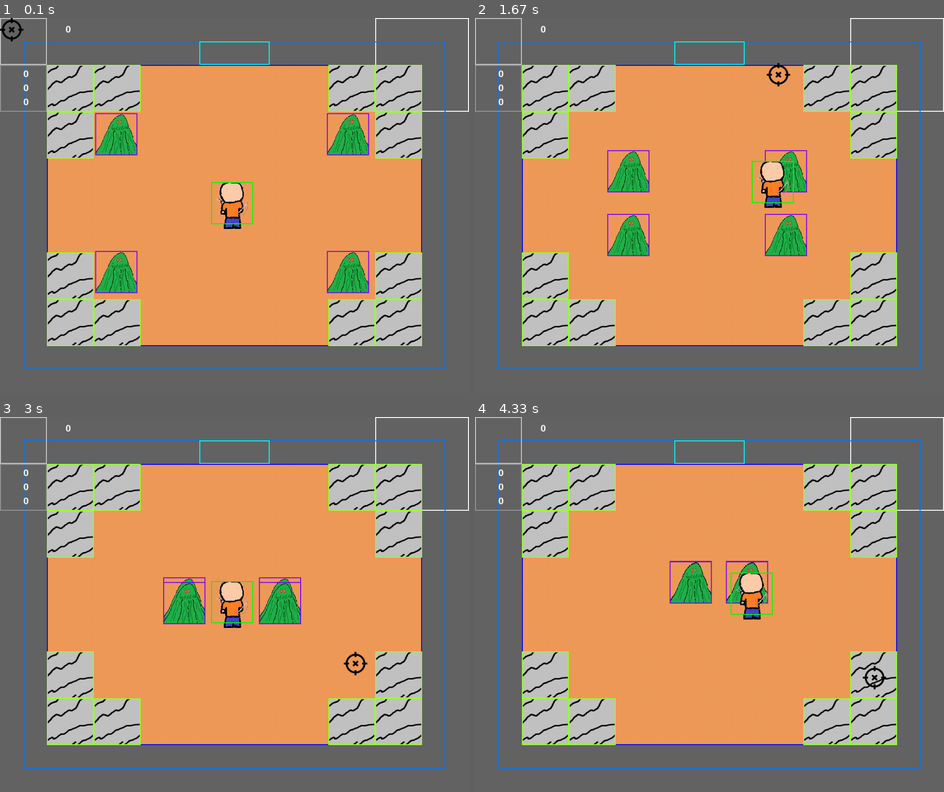
Above: before the commit, frames 1-4 (two rows, left to right).
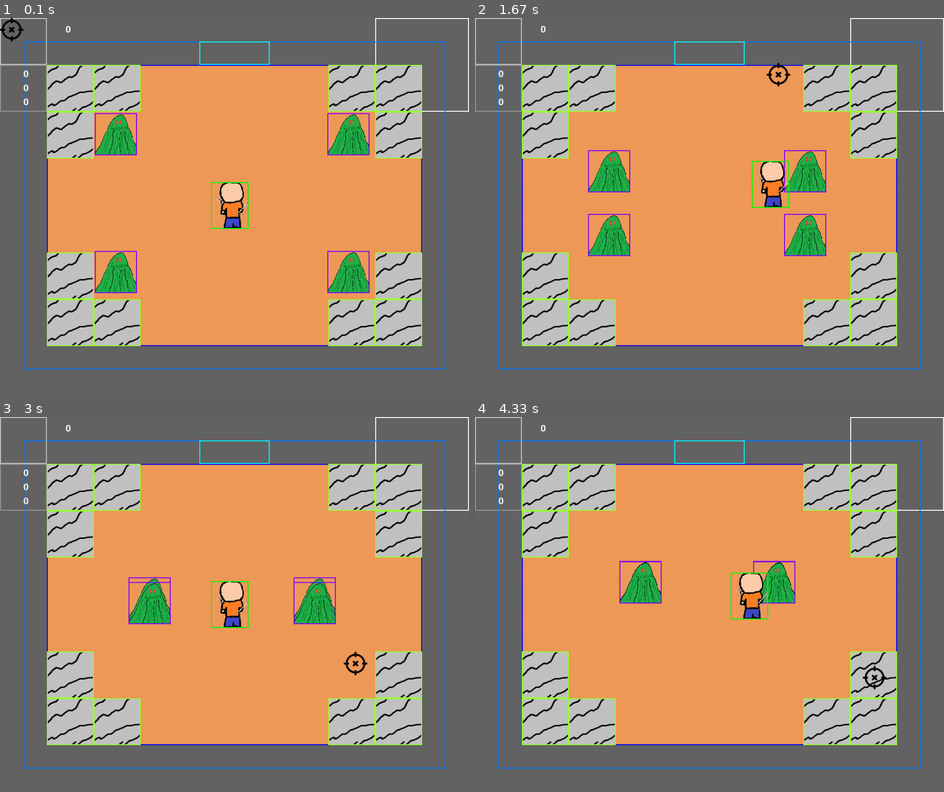
Above: after the commit, the same moments.

Repository: kapusta-gg/pygame_group6
Game: pygame game, started from main.py
The game is run twice, just before and just after one commit, with the same random seed, the same clock (stepped at 60 frames per second) and the same inputs.
Inputs (mouse positions are in pixels of both pictures, inside the frame that each line leads up to):
- Up to frame 1 (0.1 s): no input
- Up to frame 2 (1.67 s): hold D 0.33-0.8 s; move the mouse to (690, 220) at 0.37 s; hold W 0.83-1.13 s; move the mouse to (596, 209) at 0.87 s; hold D 1.17-1.63 s; move the mouse to (779, 74) at 1.2 s
- Up to frame 3 (3 s): hold A 1.67-2.2 s; move the mouse to (243, 477) at 1.7 s; hold S 2.23-2.53 s; move the mouse to (239, 645) at 2.27 s; hold A 2.57-2.97 s; move the mouse to (356, 664) at 2.6 s
- Up to frame 4 (4.33 s): hold W 3-3.37 s; move the mouse to (831, 570) at 3.03 s; hold D 3.4-4.03 s; move the mouse to (878, 574) at 3.43 s; hold S from 4.07 s (still down); move the mouse to (873, 675) at 4.1 s

The runs differ from the first frame. In frame 1, 1.2% of the frame differs, in the area x 20-79%, y 25-74%; in frame 2, 3.8%, in the area x 24-75%, y 35-64%; in frame 3, 3.3%; in frame 4, 2.5%.

Commit message:
Добавлен столкновение со стенками и камнями

Diff:
--- a/main.py
+++ b/main.py
@@ -55,11 +55,14 @@
         player.draw(screen, is_show_hitbox=isShowHitbox)
         cursor.draw(screen)
         # Выполняем логику
+        objs = []
         for col in room.field.field:
             for obj in col:
                 if issubclass(Enemy, obj.__class__):
                     obj.chase_player(*player.get_coords(), tick)
+                if issubclass(Object, obj.__class__):
+                    objs.append(obj)
         if any(player.which_direction):
-            player.move(tick)
+            player.move(tick, room.field.objs_group)
         # Обновление экрана
         pygame.display.flip()
--- a/models/entities/enemies.py
+++ b/models/entities/enemies.py
@@ -28,7 +28,7 @@
     def chase_player(self, player_pos_x, player_pos_y, tick):
         enemy_pos_x = self.enemy_hitbox.x + 45
         enemy_pos_y = self.enemy_hitbox.y + 45
-        direction_x = (player_pos_x - enemy_pos_x) / abs(player_pos_x - enemy_pos_x) if player_pos_x - enemy_pos_x else 0
+        direction_x = (player_pos_x - enemy_pos_x) / abs(player_pos_x - enemy_pos_x) / 2 if player_pos_x - enemy_pos_x else 0
         direction_y = (player_pos_y - enemy_pos_y) / abs(player_pos_y - enemy_pos_y) if player_pos_y - enemy_pos_y else 0
         self.x += (Enemy.SPEED * direction_x * tick) / 1000
         self.y += (Enemy.SPEED * direction_y * tick) / 1000
--- a/models/entities/player.py
+++ b/models/entities/player.py
@@ -1,5 +1,6 @@
 import pygame
 from methods import load_image
+from models.map.rooms import *
 
 
 class Player:
@@ -16,7 +17,7 @@
     def __init__(self, x: int, y: int):
         self.x = x
         self.y = y
-        self.player_hitbox = pygame.rect.Rect(self.x, self.y, 90, 90)
+        self.player_hitbox = pygame.rect.Rect(self.x, self.y, 80, 100)
         self.player_color = pygame.color.Color((0, 255, 0))
 
         self.sprite = pygame.sprite.Sprite()
@@ -38,9 +39,20 @@
         if is_show_hitbox:
             pygame.draw.rect(screen, self.player_color, self.player_hitbox, width=2)
 
-    def move(self, tick: float):
-        self.x += (Player.SPEED * self.direction_x * tick) / 1000
-        self.y += (Player.SPEED * self.direction_y * tick) / 1000
+    def move(self, tick: float, objs: list[Object]):
+        move_x = (Player.SPEED * self.direction_x * tick) / 1000
+        move_y = (Player.SPEED * self.direction_y * tick) / 1000
+        x = self.x + move_x
+        y = self.y + move_y
+
+        if any(pygame.sprite.spritecollide(self.sprite, objs, False)):
+            self.player_hitbox.x = x
+            self.player_hitbox.y = y
+            return
+        if not 100 <= x <= 820 or not 100 <= y <= 600:
+            return
+        self.x = x
+        self.y = y
         self.player_hitbox.x = self.x
         self.player_hitbox.y = self.y
 
--- a/models/map/rooms.py
+++ b/models/map/rooms.py
@@ -45,6 +45,7 @@
         self.sprite.rect = self.field_hitbox
         self._ = pygame.sprite.GroupSingle()
         self._.add(self.sprite)
+        self.objs_group = None
 
     def draw(self, screen: pygame.Surface, is_show_hitbox=True):
         self._.draw(screen)
@@ -63,9 +64,11 @@
         f = open(room_txt, "r")
         l = f.readlines()
         f.close()
+        self.objs_group = pygame.sprite.Group()
         for i in range(8):
             for j in range(6):
                 if l[j][i] == "1":
                     self.field[j][i] = Rock(100 + i * Field.CELL_SIZE, 100 + j * Field.CELL_SIZE)
+                    self.objs_group.add(self.field[j][i].sprite)
                 elif l[j][i] == "2":
                     self.field[j][i] = Enemy(100 + i * Field.CELL_SIZE, 100 + j * Field.CELL_SIZE)
